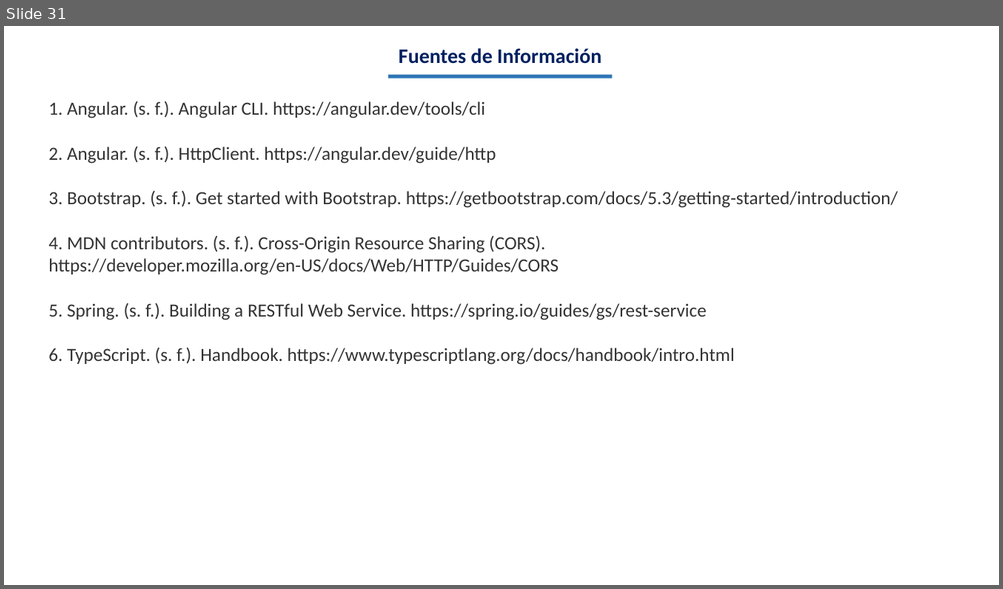
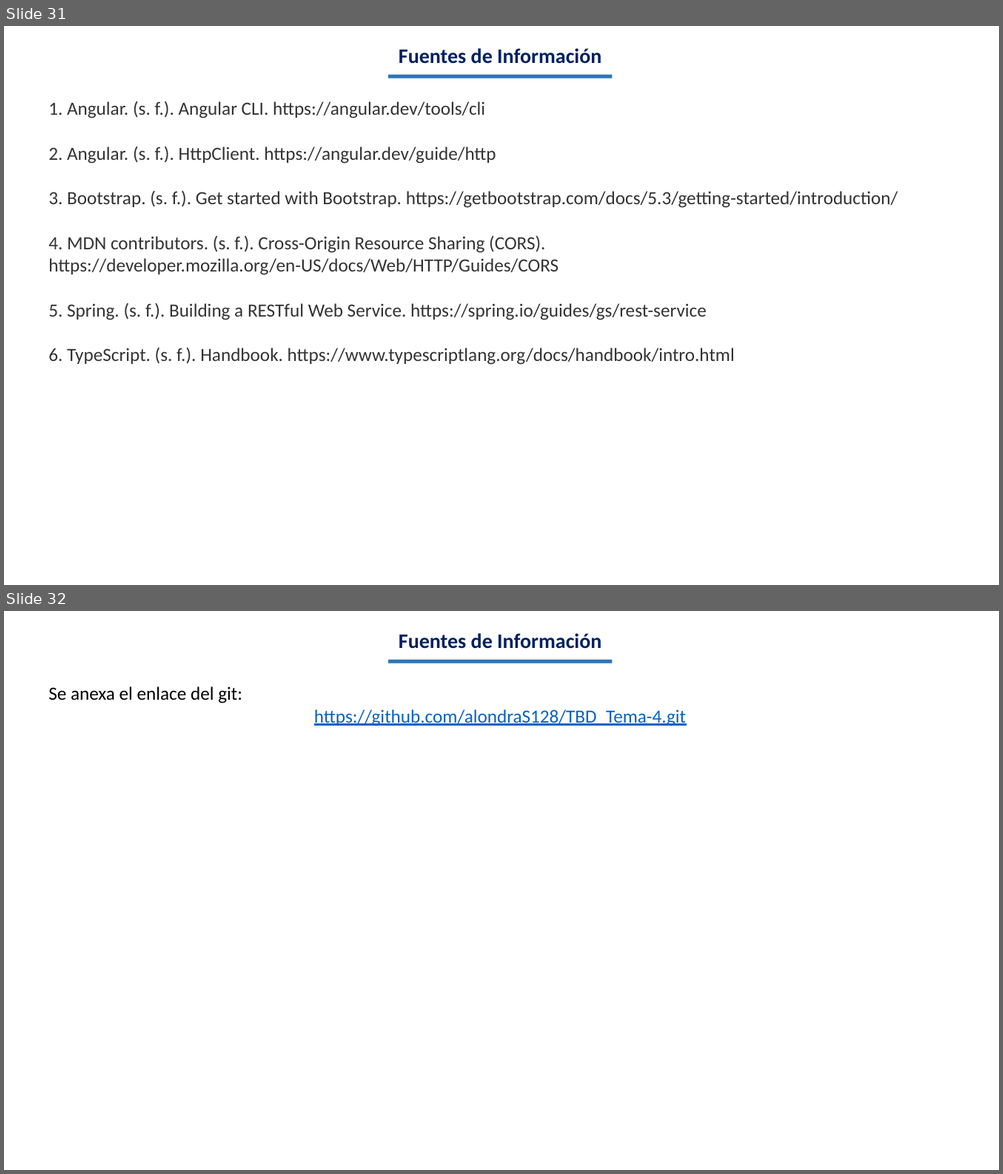
Before and after one commit to alondraS128/TBD_Tema-4, a slide deck: Actividad 4.1 Reporte Practica_AlondraSantis_TBD_5ISCM.pptx. Shown one above the other, each under a label of ours: slide 31 before the commit, slides 31 and 32 after it. The pictures are 1003x589 and 1003x1174 pixels, drawn with LibreOffice and Linux fonts; fonts in the diff are those of the drawing. Boxes give left, top, right and bottom in pixels: in the first picture for what was removed or moved away, otherwise in the second. Text is boxed around its words. In the diff, an @@ line names an element or a change of style, - is before the commit and + after.

```diff
--- a/Actividad 4.1 Reporte Practica_AlondraSantis_TBD_5ISCM.pptx
+++ b/Actividad 4.1 Reporte Practica_AlondraSantis_TBD_5ISCM.pptx
@@ slide 32 added at (x1=4, y1=611, x2=999, y2=1170), background #FFFFFF @@
@@ text added at (x1=398, y1=633, x2=601, y2=649), 20 pt, text #002060, bold @@
+Fuentes de Información
@@ rectangle added at (x1=388, y1=660, x2=612, y2=664), fill #2E75B6 @@
@@ text added at (x1=48, y1=686, x2=686, y2=726), 18 pt, text #0563C1, underline @@
+Se anexa el enlace del git:
+https://github.com/alondraS128/TBD_Tema-4.git
```
Also in this commit, not shown: 1 slide changed.
